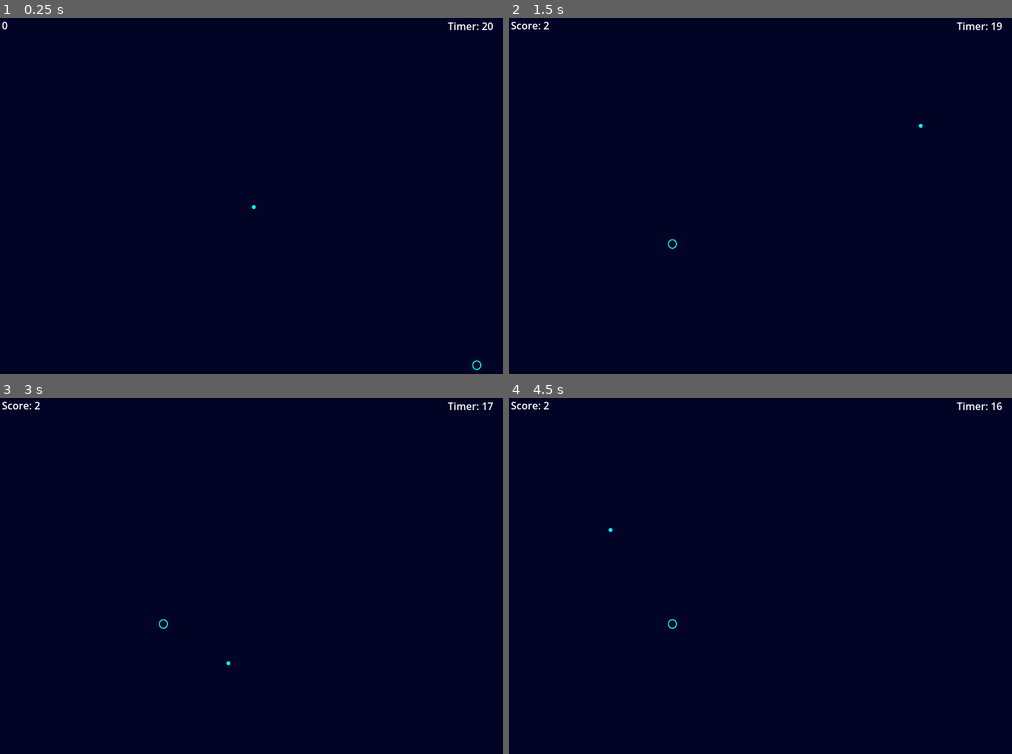
Above: before the commit, frames 1-4 (two rows, left to right).
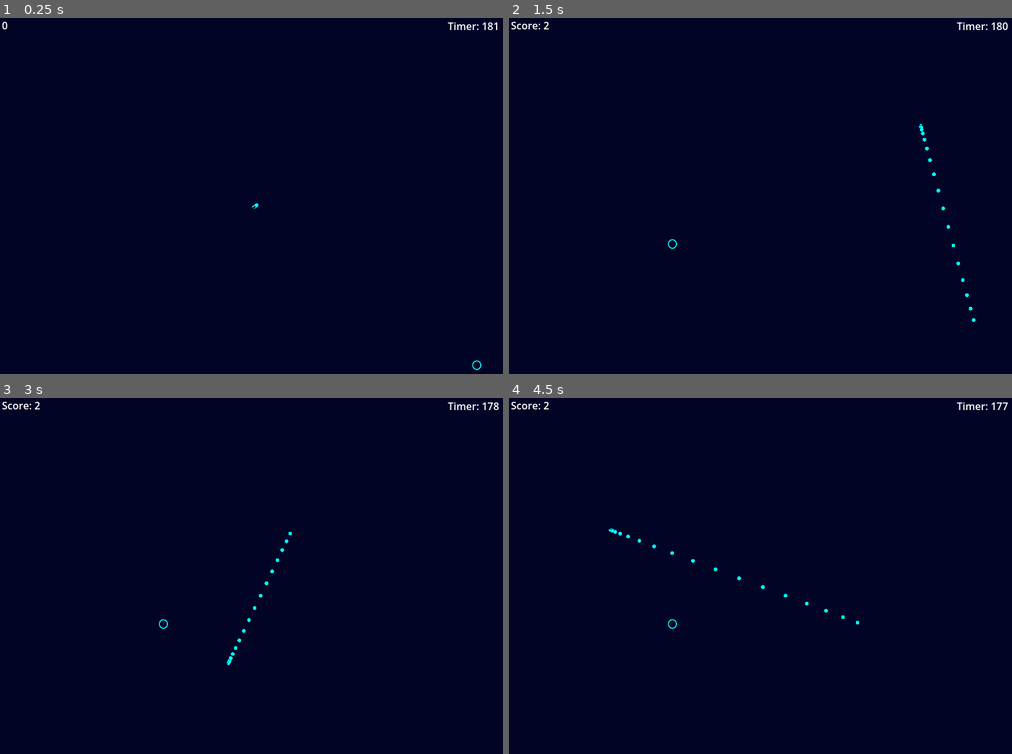
Above: after the commit, the same moments.

Repository: beki-github/speed-click
Game: Godot game, scene res://scenes/game.tscn
Same seed, same stepped clock (60 frames per second), same inputs: the game is played once before the commit and once after it.
Inputs (mouse positions are in pixels of both pictures, inside the frame that each line leads up to):
- Up to frame 1 (0.25 s): no input
- Up to frame 2 (1.5 s): tap Enter at 0.5 s; move the mouse to (986, 363) at 0.52 s; tap Space at 1.25 s; move the mouse to (921, 124) at 1.27 s
- Up to frame 3 (3 s): tap Enter at 2 s; move the mouse to (306, 504) at 2.02 s; tap Space at 2.75 s; move the mouse to (226, 665) at 2.77 s
- Up to frame 4 (4.5 s): tap Enter at 3.5 s; move the mouse to (916, 643) at 3.52 s; tap Space at 4.25 s; move the mouse to (609, 529) at 4.27 s

The runs differ from the first frame. In frame 1, less than 0.1% of the frame differs, in the area x 50-99%, y 1-54%; in frame 2, 0.1%; in frame 3, 0.1%; in frame 4, 0.1%, in the area x 19-100%, y 1-64%.

Commit message:
finished working on the firts version tail animation

Diff:
--- a/scenes/game.tscn
+++ b/scenes/game.tscn
@@ -35,7 +35,7 @@
 vertical_alignment = 1
 
 [node name="Timer" type="Timer" parent="." unique_id=527608577]
-wait_time = 20.648
+wait_time = 181.761
 one_shot = true
 autostart = true
 
--- a/scenes/tail.tscn
+++ b/scenes/tail.tscn
@@ -8,7 +8,7 @@
 [sub_resource type="ShaderMaterial" id="ShaderMaterial_dsmqp"]
 shader = ExtResource("1_wne8n")
 
-[node name="tail" type="Area2D" unique_id=847818008]
+[node name="tail" type="Area2D" unique_id=847818008 groups=["tail_group"]]
 
 [node name="CollisionShape2D" type="CollisionShape2D" parent="." unique_id=702861867]
 shape = SubResource("CircleShape2D_o8wpl")
--- a/scripts/circle.gd
+++ b/scripts/circle.gd
@@ -3,6 +3,6 @@
 
 
 func _on_area_entered(area: Area2D) -> void:
-	if area.name=="tail":
+	if area.is_in_group("tail_group"):
 		cleared.emit()
 		queue_free()
--- a/scripts/game.gd
+++ b/scripts/game.gd
@@ -8,9 +8,8 @@
 var startTime = 20
 var game_running:=true
 
-var tail
-
 var tail_array=[]
+var tail_num:=20
 func start_Game() -> void:
 	Input.set_mouse_mode(Input.MOUSE_MODE_HIDDEN)
 	game_running = true
@@ -21,10 +20,14 @@
 		if child is Area2D and child.name!="tail":
 			child.queue_free()
 	spawn_circle()
-	if tail == null:
-		tail=tail_node.instantiate()
-		tail.scale=Vector2(0.15,0.15)
-		add_child(tail)
+	if tail_array.is_empty():
+		for tail in tail_num:
+			var tail_=tail_node.instantiate()
+			tail_.position=Vector2(0,0)
+			tail_.scale=Vector2(0.15,0.15)
+			add_child(tail_)
+			tail_array.append(tail_)
+
 
 
 
@@ -64,9 +67,14 @@
 func _process(_delta: float) -> void:
 	get_node("/root/Game/Camera2D/Timer").text = "Timer: "+str(int($Timer.time_left))
 	var mouse_pos=get_global_mouse_position()
-	if tail :
-		tail.global_position=tail.global_position.lerp(mouse_pos,1)
-
+	if !tail_array.is_empty():
+		for index in range(0,tail_array.size()):
+			if index==0:
+				tail_array[index].global_position=tail_array[index].global_position.lerp(mouse_pos,1)
+			else:
+				tail_array[index].global_position=tail_array[index].global_position.lerp(tail_array[index-1].global_position,0.5)
+	else:
+		print("the tail is fucked up")
 
 func _on_timer_timeout() -> void:
 	Input.set_mouse_mode(Input.MOUSE_MODE_VISIBLE)
